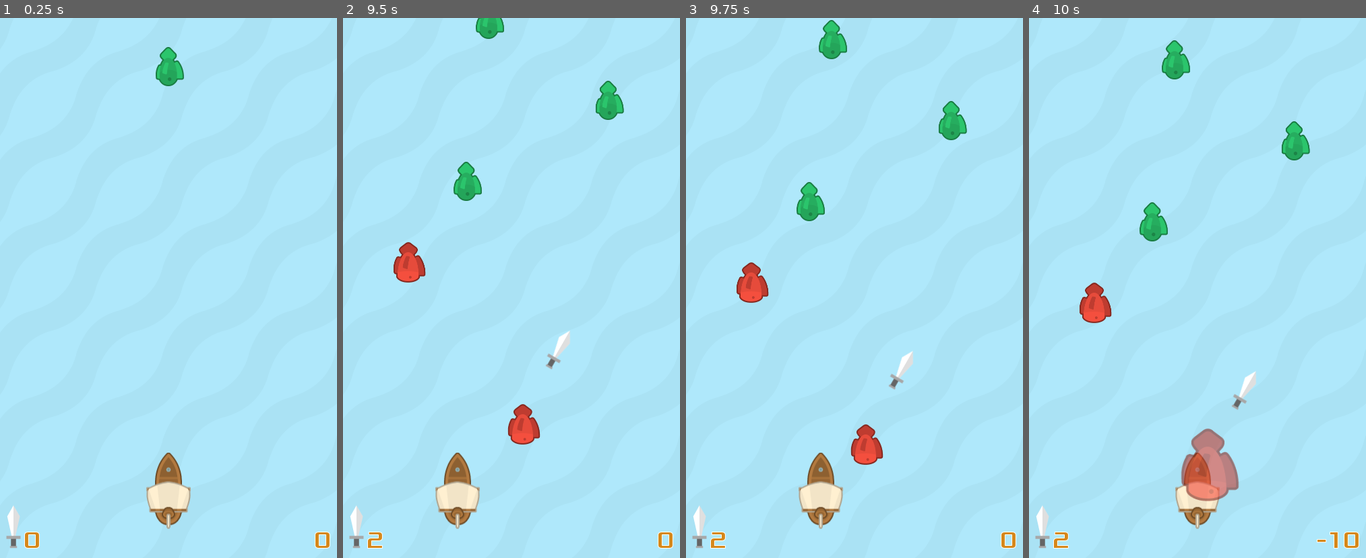
Above: before the commit, frames 1-4 (left to right).
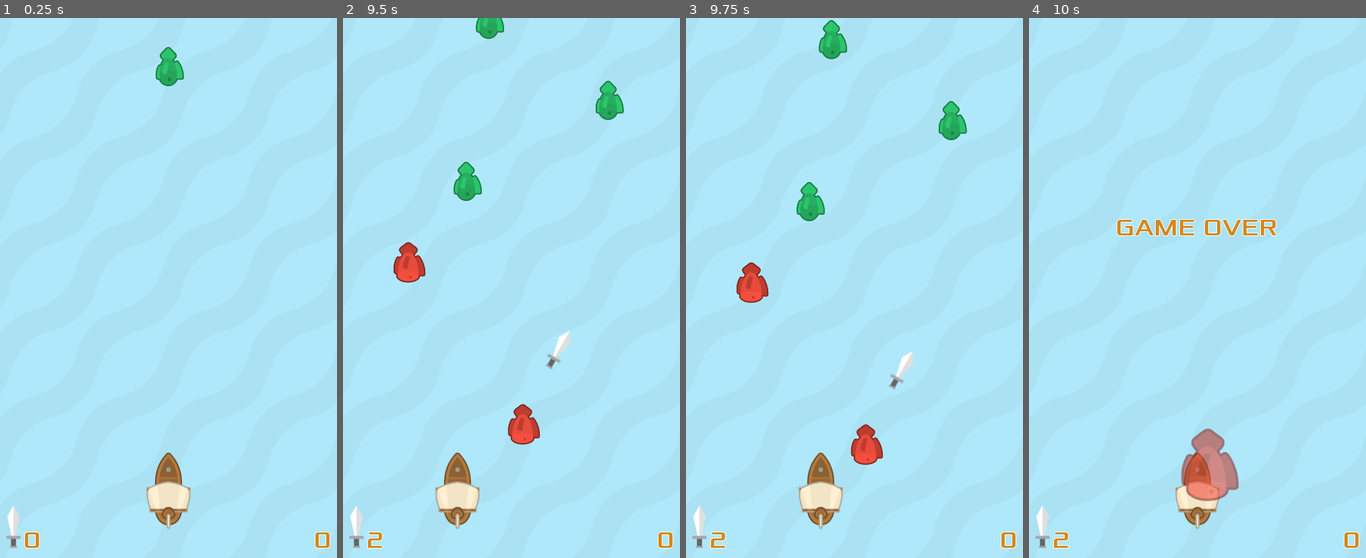
Above: after the commit, the same moments.

Repository: mwa/seaworthy
Game: Godot game, scene res://scenes/Sea.tscn
The game is run twice, just before and just after one commit, with the same random seed, the same clock (stepped at 60 frames per second) and the same inputs. The engine's default icon, where the game draws it, is replaced by a stand-in: a white triangle on a blue panel in a dark square.
Inputs:
- Up to frame 1 (0.25 s): no input
- Up to frame 2 (9.5 s): hold Right (ui_right) 0.53-1.28 s; hold Left (ui_left) 1.28-2.03 s; hold Right (ui_right) 2.03-3.53 s; hold Left (ui_left) 3.53-5.78 s; hold Right (ui_right) 5.78-8.03 s; hold Left (ui_left) from 8.03 s (still down)
- Up to frame 3 (9.75 s): release Left (ui_left) at 9.53 s; hold Right (ui_right) from 9.53 s (still down)
- Up to frame 4 (10 s): keep holding Right (ui_right)

Frames 1-3 are identical in both runs. In frame 4, 2.7% of the frame differs, in the area x 15-92%, y 4-99%.

Commit message:
Add Game Over

Diff:
--- a/scenes/Sea.tscn
+++ b/scenes/Sea.tscn
@@ -55,6 +55,21 @@
 "_edit_use_anchors_": false
 }
 
+[node name="GameOverLabel" type="Label" parent="HUD"]
+visible = false
+margin_left = 80.0
+margin_top = 289.0
+margin_right = 418.0
+margin_bottom = 344.0
+custom_fonts/font = SubResource( 1 )
+custom_colors/font_color = Color( 0.839216, 0.533333, 0.101961, 1 )
+custom_colors/font_outline_modulate = Color( 1, 1, 1, 1 )
+text = "GAME OVER"
+align = 1
+__meta__ = {
+"_edit_use_anchors_": false
+}
+
 [node name="Sword" type="Sprite" parent="HUD"]
 position = Vector2( 20, 752.951 )
 texture = ExtResource( 7 )
@@ -97,5 +112,6 @@
 shape = SubResource( 4 )
 
 [node name="Timer" type="Timer" parent="."]
+[connection signal="game_over" from="PlayerShip" to="." method="_on_PlayerShip_game_over"]
 [connection signal="update_score" from="PlayerShip" to="." method="_on_PlayerShip_update_score"]
 [connection signal="update_swords" from="PlayerShip" to="." method="_on_PlayerShip_update_swords"]
--- a/scripts/BadFish.gd
+++ b/scripts/BadFish.gd
@@ -4,12 +4,12 @@
 
 
 func _ready():
-	var tween_duration = 0.3
+	tween_duration = 0.3
 
 
 # collision handler
 func on_body_entered(body):
 	if body.has_method('on_bad_fish_caught'):
 		# handle collision
-		body.on_bad_fish_caught()
+		body.on_bad_fish_caught(self)
 		animate_remove()
--- a/scripts/Collectible.gd
+++ b/scripts/Collectible.gd
@@ -24,7 +24,7 @@
 
 
 # Called every frame. 'delta' is the elapsed time since the previous frame.
-func _process(delta):
+func _process(_delta):
 	# remove after bottom has been reached
 	if position.y > 850:
 		remove()
@@ -52,7 +52,7 @@
 
 
 # collision handler
-func on_body_entered(body):
+func on_body_entered(_body):
 	# implement in subclasses
 	pass
 	remove()
--- a/scripts/PlayerShip.gd
+++ b/scripts/PlayerShip.gd
@@ -2,6 +2,7 @@
 
 signal update_score(points)
 signal update_swords(num_swords)
+signal game_over(item)
 
 
 var speed = 200  # speed in pixels/s
@@ -12,12 +13,12 @@
 
 
 # Called every frame. 'delta' is the elapsed time since the previous frame.
-func _process(delta):
+func _process(_delta):
 	pass
 
 
 # Called every frame. 'delta' is the elapsed time since the previous frame.
-func _physics_process(delta):
+func _physics_process(_delta):
 	get_input()
 	velocity = move_and_slide(velocity)
 
@@ -41,10 +42,13 @@
 	emit_signal("update_score", score)
 
 
-func on_bad_fish_caught():
+func on_bad_fish_caught(item):
 	$HitSound.play()
-	score -= 10
-	emit_signal("update_score", score)
+	if swords >= 3:
+		swords -= 3
+		emit_signal("update_swords", swords)
+	else:
+		emit_signal("game_over", item)
 
 
 func on_sword_touched():
--- a/scripts/Sea.gd
+++ b/scripts/Sea.gd
@@ -15,7 +15,7 @@
 	_on_PlayerShip_update_score(0)
 	_on_PlayerShip_update_swords(0)
 	# spawn a fish every timeout
-	$Timer.connect("timeout", self, "spawn_fish")
+	var _err = $Timer.connect("timeout", self, "spawn_fish")
 	$Timer.start()
 
 
@@ -45,3 +45,12 @@
 	collectible.position = Vector2(rand_range(50, 450), -50)
 	# add fish to Collectibles container node
 	$Collectibles.add_child(collectible)
+
+
+func _on_PlayerShip_game_over(coll_item):
+	$HUD/GameOverLabel.visible = true
+	$Timer.stop()
+	for item in $Collectibles.get_children():
+		if item != coll_item:
+			$Collectibles.remove_child(item)
+			item.queue_free()
